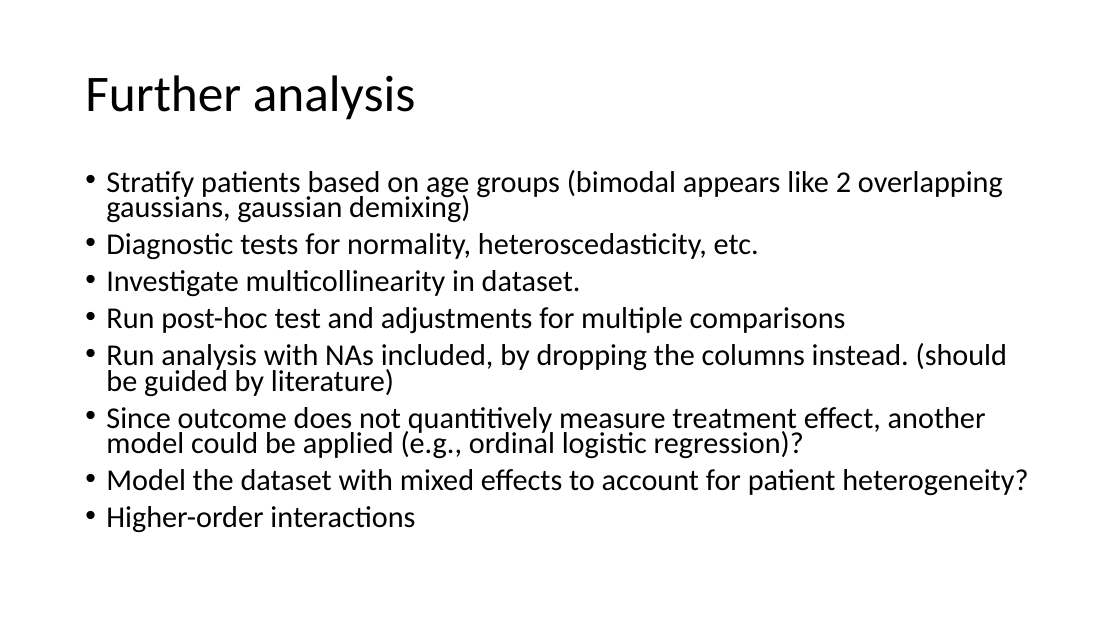
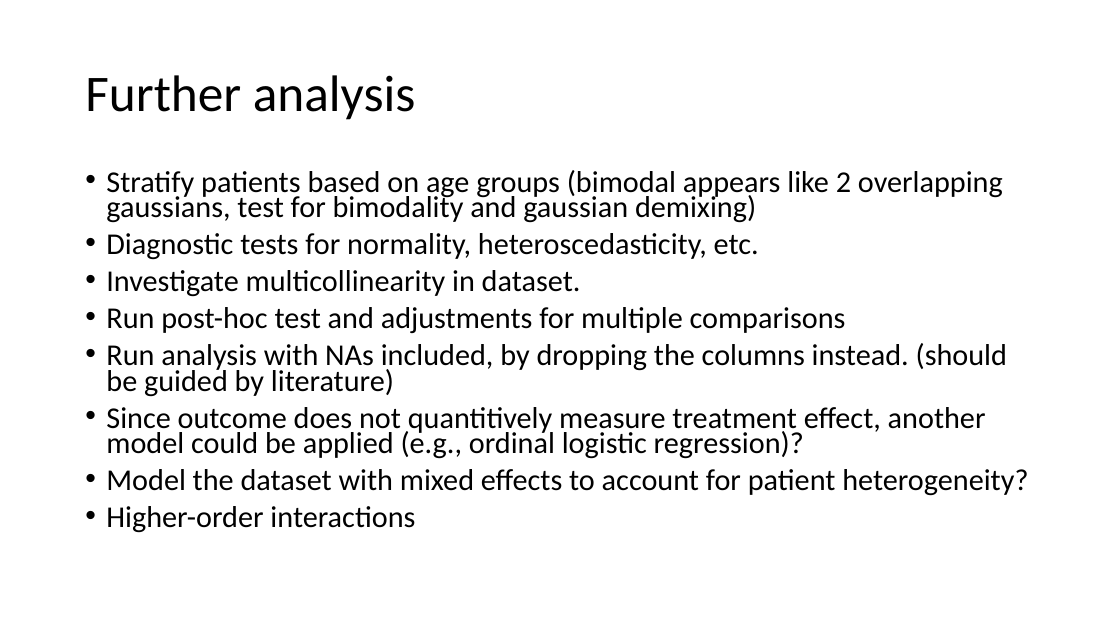
Before and after one commit to Seantok1990/rwe_tech_assignment, a slide deck: slide 12 of Presentation for Holmusk.pptx. Drawn at 1120x630 pixels with LibreOffice and Linux fonts; fonts in the diff are those of the drawing. Boxes give left, top, right and bottom in pixels: in the first picture for what was removed or moved away, otherwise in the second. Text is boxed around its words. In the diff, an @@ line names an element or a change of style, - is before the commit and + after.

```diff
--- a/Presentation for Holmusk.pptx
+++ b/Presentation for Holmusk.pptx
@@ text at (106, 170, 1003, 223): text changed @@
-• Stratify patients based on age groups (bimodal appears like 2 overlapping gaussians, gaussian demixing)
+• Stratify patients based on age groups (bimodal appears like 2 overlapping gaussians, test for bimodality and gaussian demixing)
```
Also in this commit, not shown: 4 other slides changed.
